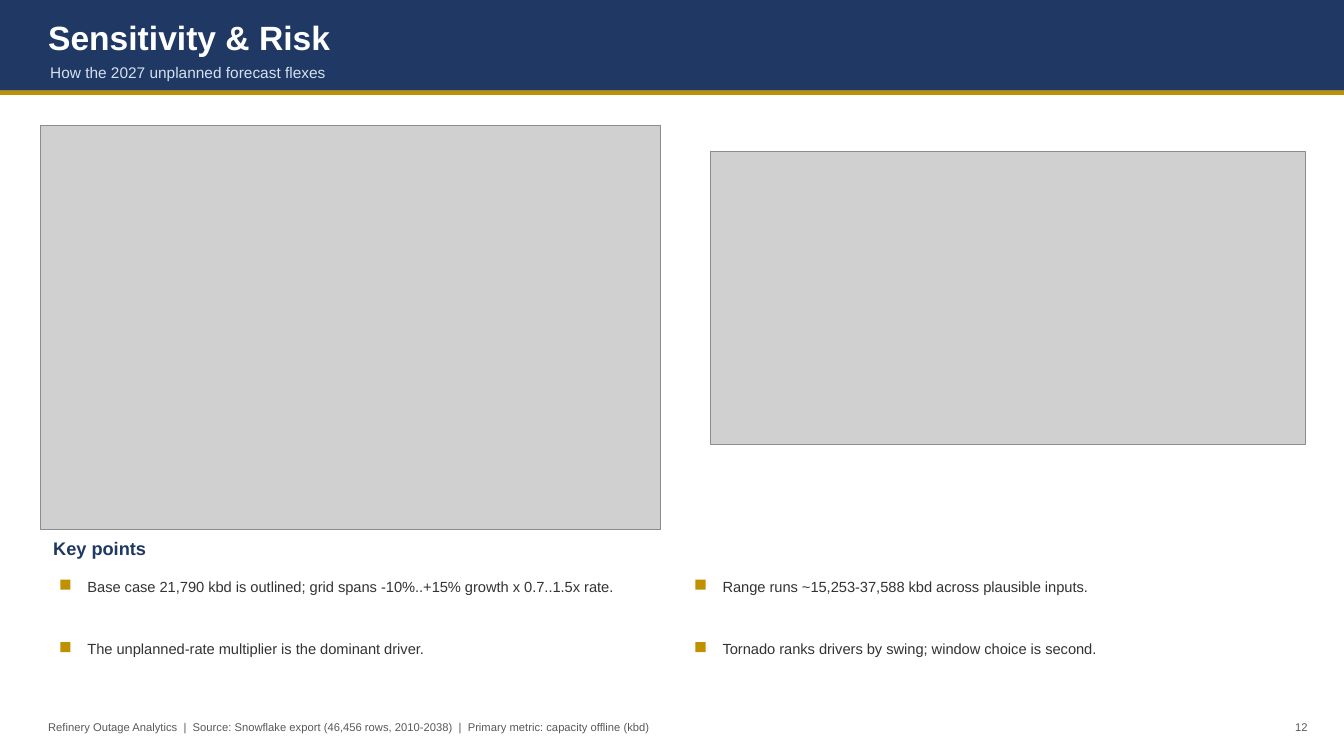
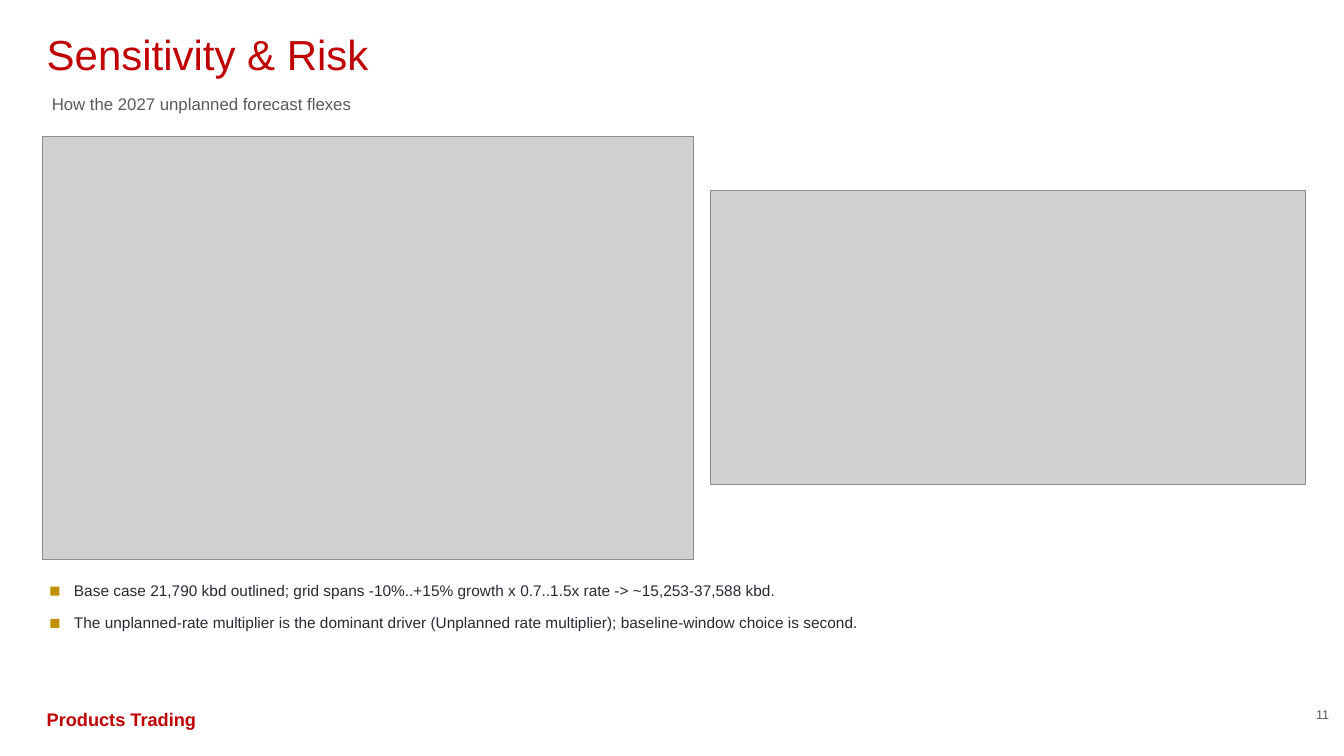
Before and after one commit to HoldenCole/Outages-script, a slide deck: slide 12 of output/outage_deck.pptx. Drawn at 1344x756 pixels with LibreOffice and Linux fonts; fonts in the diff are those of the drawing; grey boxes stand for pictures. Boxes give left, top, right and bottom in pixels: in the first picture for what was removed or moved away, otherwise in the second. Text is boxed around its words. In the diff, an @@ line names an element or a change of style, - is before the commit and + after.

```diff
--- a/output/outage_deck.pptx
+++ b/output/outage_deck.pptx
@@ rectangle removed at [0, 0, 1344, 91] @@
@@ text "Sensitivity & Risk" at [47, 39, 369, 78]: size 24 to 30 pt, text colour #FFFFFF to #C00000, bold off; less space between paragraphs @@
@@ rectangle removed at [0, 91, 1344, 95] @@
@@ text "How the 2027 unplanned forecast ...": place and size @@
-text "How the 2027 unplanned forecast ..." at [50, 67, 325, 81]
+text "How the 2027 unplanned forecast ..." at [52, 98, 351, 114]
@@ text "How the 2027 unplanned forecast ..." at [52, 98, 351, 114]: size 11 to 12 pt, text colour #D6E0F0 to #595959; less space between paragraphs @@
@@ picture: place and size @@
-picture at [40, 126, 660, 529]
+picture at [42, 136, 694, 560]
@@ picture: place and size @@
-picture at [711, 151, 1306, 445]
+picture at [711, 191, 1306, 484]
@@ text removed at [53, 541, 146, 559] @@
-Key points
@@ rectangle: place and size @@
-rectangle at [60, 580, 71, 590]
+rectangle at [50, 587, 59, 596]
@@ text at [74, 585, 775, 599]: text changed; size 10.5 to 11 pt; text colour #333333 to #262B33 @@
-Base case 21,790 kbd is outlined; grid spans -10%..+15% growth x 0.7..1.5x rate.
+Base case 21,790 kbd outlined; grid spans -10%..+15% growth x 0.7..1.5x rate -> ~15,253-37,588 kbd.
@@ rectangle removed at [696, 580, 706, 590] @@
@@ text removed at [723, 581, 1088, 595] @@
-Range runs ~15,253-37,588 kbd across plausible inputs.
@@ rectangle: place and size @@
-rectangle at [60, 642, 71, 652]
+rectangle at [50, 619, 59, 628]
@@ text at [74, 617, 857, 632]: text changed; size 10.5 to 11 pt; text colour #333333 to #262B33 @@
-The unplanned-rate multiplier is the dominant driver.
+The unplanned-rate multiplier is the dominant driver (Unplanned rate multiplier); baseline-window choice is second.
@@ rectangle removed at [696, 642, 706, 652] @@
@@ text removed at [723, 643, 1096, 657] @@
-Tornado ranks drivers by swing; window choice is second.
@@ text added at [47, 713, 196, 730], 13 pt, text #C00000, bold @@
+Products Trading
@@ text added at [1316, 710, 1329, 719], 9 pt, text #595959 @@
+11
@@ text removed at [48, 723, 650, 734] @@
-Refinery Outage Analytics | Source: Snowflake export (46,456 rows, 2010-2038) | Primary metric: capacity offline (kbd)
@@ text removed at [1295, 723, 1307, 731] @@
-12
```
Also in this commit, not shown: 4 other slides changed, 8 slides added, 8 slides removed, 8 other files.
